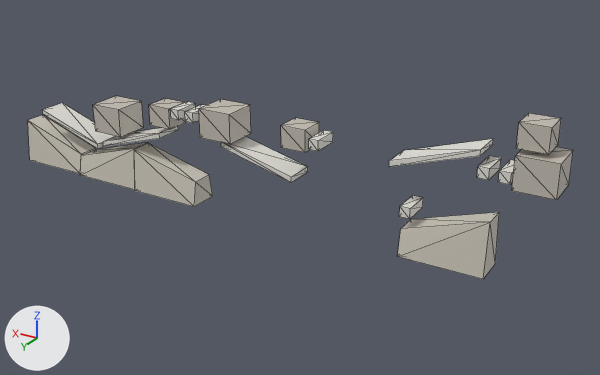
Before and after pictures for a commit that changed the glTF model public/studio/v2.15.0/d_greatwall/model.glb.
Rendered twice from a camera (50 mm lens) standing at (-3.46, 6.3, 3.52) and looking at (0.38, -0.11, 0.31). The lights are fixed; the arrows at lower left show +X, +Y and +Z. The picture after the commit comes second. Mesh edges are drawn as thin lines. Where no turn or scale is listed for an object, it has been applied to the vertices.

In view in the first picture: 'part0', 'part1', 'part12', 'part13', 'part14', 'part16', 'part17', 'part2', 'part3', 'part4', 'part5', 'part6', 'part7', 'part8', 'part9' and 5 more.
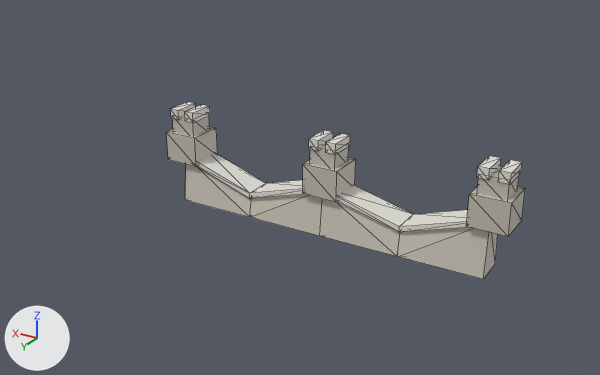
Boxes (x1, y1, x2, y2) around the edits, measured in the pictures (600 x 375 px):
'part1', moved: before (134, 143, 213, 207); after (320, 199, 400, 256)
'part8', moved: before (512, 147, 573, 200); after (466, 186, 525, 237)
'part3', moved: before (28, 115, 96, 174); after (185, 164, 251, 217)
'part2', moved: before (80, 142, 149, 190); after (250, 194, 322, 236)
'part12', moved: before (199, 99, 251, 144); after (303, 158, 356, 202)
'part16', moved: before (93, 96, 144, 137); after (166, 127, 217, 166)
'part5', moved: before (221, 136, 308, 182); after (338, 185, 413, 232)
'part7', moved: before (43, 103, 115, 149); after (197, 153, 266, 198)
'part4', moved: before (389, 139, 493, 167); after (399, 210, 468, 232)
'part9', moved: before (516, 113, 561, 155); after (477, 166, 519, 200)
'part13', moved: before (281, 118, 319, 153); after (310, 144, 349, 169)
'part6', moved: before (103, 127, 178, 146); after (250, 180, 303, 198)
'part17', moved: before (149, 99, 186, 130); after (173, 115, 209, 136)
'part14', moved: before (399, 195, 423, 219); after (326, 134, 350, 155)

The change, as a list of edits to the scene's bpy script:
```text
Change me_geometry_1:
    remove me_geometry_1.from_pydata(...)  # 8 vertices, 12 faces; spans x 1.488..2.288, y -0.16..0.16, z -0.046..0.414
    add me_geometry_1.from_pydata(...)  # 8 vertices, 12 faces; spans x -0.8..0.0, y -0.16..0.16, z 0.0..0.46
    me_geometry_1 part 1: the whole mesh is moved by (-2.288, 0.0, 0.046)
Change me_geometry_2:
    remove me_geometry_2.from_pydata(...)  # 8 vertices, 12 faces; spans x 2.288..3.088, y -0.16..0.16, z -0.036..0.424
    add me_geometry_2.from_pydata(...)  # 8 vertices, 12 faces; spans x 0.0..0.8, y -0.16..0.16, z 0.0..0.46
    me_geometry_2 part 2: the whole mesh is moved by (-2.288, 0.0, 0.036)
Change me_geometry_3:
    remove me_geometry_3.from_pydata(...)  # 8 vertices, 12 faces; spans x 3.089..3.889, y -0.16..0.16, z -0.017..0.463
    add me_geometry_3.from_pydata(...)  # 8 vertices, 12 faces; spans x 0.8..1.6, y -0.16..0.16, z 0.0..0.48
    me_geometry_3 part 3: the whole mesh is moved by (-2.289, 0.0, 0.017)
Change me_geometry_4:
    remove me_geometry_4.from_pydata(...)  # 8 vertices, 12 faces; spans x -1.475..-0.675, y -0.15..0.15, z 0.837..1.152
    add me_geometry_4.from_pydata(...)  # 8 vertices, 12 faces; spans x -1.6..-0.8, y -0.15..0.15, z 0.24..0.555
    me_geometry_4 part 4: the whole mesh is moved by (-0.125, 0.0, -0.597)
Change me_geometry_5:
    remove me_geometry_5.from_pydata(...)  # 8 vertices, 12 faces; spans x 0.32..1.12, y -0.15..0.15, z 0.475..0.73
    add me_geometry_5.from_pydata(...)  # 8 vertices, 12 faces; spans x -0.8..0.0, y -0.15..0.15, z 0.24..0.495
    me_geometry_5 part 5: the whole mesh is moved by (-1.12, 0.0, -0.235)
Change me_geometry_6:
    remove me_geometry_6.from_pydata(...)  # 8 vertices, 12 faces; spans x 1.899..2.699, y -0.15..0.15, z 0.381..0.676
    add me_geometry_6.from_pydata(...)  # 8 vertices, 12 faces; spans x 0.0..0.8, y -0.15..0.15, z 0.2..0.495
    me_geometry_6 part 6: the whole mesh is moved by (-1.899, 0.0, -0.181)
Change me_geometry_7:
    remove me_geometry_7.from_pydata(...)  # 8 vertices, 12 faces; spans x 2.779..3.579, y -0.15..0.15, z 0.335..0.65
    add me_geometry_7.from_pydata(...)  # 8 vertices, 12 faces; spans x 0.8..1.6, y -0.15..0.15, z 0.2..0.515
    me_geometry_7 part 7: the whole mesh is moved by (-1.979, 0.0, -0.135)
Change me_geometry_8:
    remove me_geometry_8.from_pydata(...)  # 8 vertices, 12 faces; spans x -2.126..-1.766, y -0.18..0.18, z 0.867..1.167
    add me_geometry_8.from_pydata(...)  # 8 vertices, 12 faces; spans x -1.78..-1.42, y -0.18..0.18, z 0.46..0.76
    me_geometry_8 part 8: the whole mesh is moved by (0.346, 0.0, -0.407)
Change me_geometry_9:
    remove me_geometry_9.from_pydata(...)  # 8 vertices, 12 faces; spans x -2.012..-1.752, y -0.13..0.13, z 1.208..1.428
    add me_geometry_9.from_pydata(...)  # 8 vertices, 12 faces; spans x -1.73..-1.47, y -0.13..0.13, z 0.71..0.93
    me_geometry_9 part 9: the whole mesh is moved by (0.282, 0.0, -0.498)
Change me_geometry_12:
    remove me_geometry_12.from_pydata(...)  # 8 vertices, 12 faces; spans x 0.993..1.353, y -0.18..0.18, z 0.739..1.039
    add me_geometry_12.from_pydata(...)  # 8 vertices, 12 faces; spans x -0.18..0.18, y -0.18..0.18, z 0.4..0.7
    me_geometry_12 part 10: the whole mesh is moved by (-1.173, 0.0, -0.339)
Change me_geometry_13:
    remove me_geometry_13.from_pydata(...)  # 8 vertices, 12 faces; spans x 0.182..0.442, y -0.13..0.13, z 0.793..1.013
    add me_geometry_13.from_pydata(...)  # 8 vertices, 12 faces; spans x -0.13..0.13, y -0.13..0.13, z 0.65..0.87
    me_geometry_13 part 11: the whole mesh is moved by (-0.312, 0.0, -0.143)
Change me_geometry_14:
    remove me_geometry_14.from_pydata(...)  # 8 vertices, 12 faces; spans x -0.89..-0.79, y -0.14..0.14, z 0.385..0.485
    add me_geometry_14.from_pydata(...)  # 8 vertices, 12 faces; spans x -0.14..-0.04, y -0.14..0.14, z 0.84..0.94
    me_geometry_14 part 12: the whole mesh is moved by (0.75, 0.0, 0.455)
Change me_geometry_16:
    remove me_geometry_16.from_pydata(...)  # 8 vertices, 12 faces; spans x 2.403..2.763, y -0.18..0.18, z 0.551..0.851
    add me_geometry_16.from_pydata(...)  # 8 vertices, 12 faces; spans x 1.42..1.78, y -0.18..0.18, z 0.42..0.72
    me_geometry_16 part 13: the whole mesh is moved by (-0.983, 0.0, -0.131)
Change me_geometry_17:
    remove me_geometry_17.from_pydata(...)  # 8 vertices, 12 faces; spans x 1.769..2.029, y -0.13..0.13, z 0.732..0.952
    add me_geometry_17.from_pydata(...)  # 8 vertices, 12 faces; spans x 1.47..1.73, y -0.13..0.13, z 0.67..0.89
    me_geometry_17 part 14: the whole mesh is moved by (-0.299, 0.0, -0.062)
```
